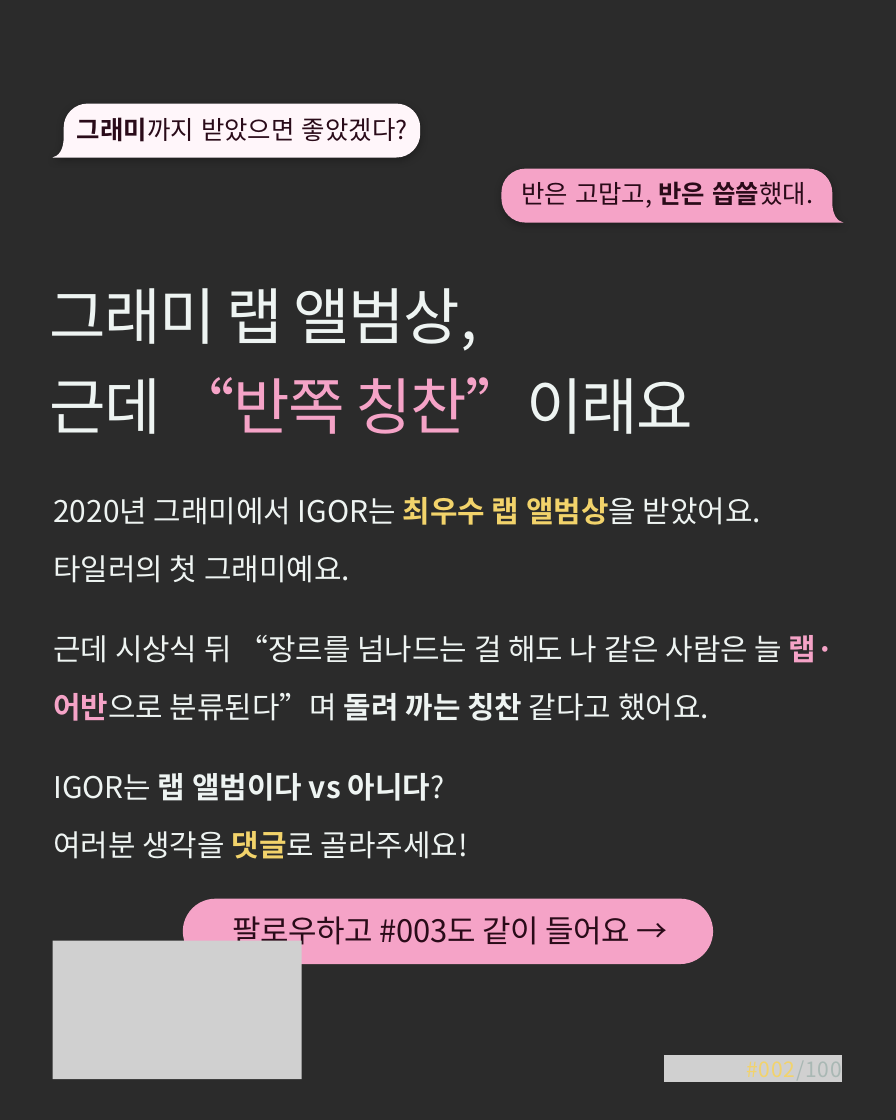
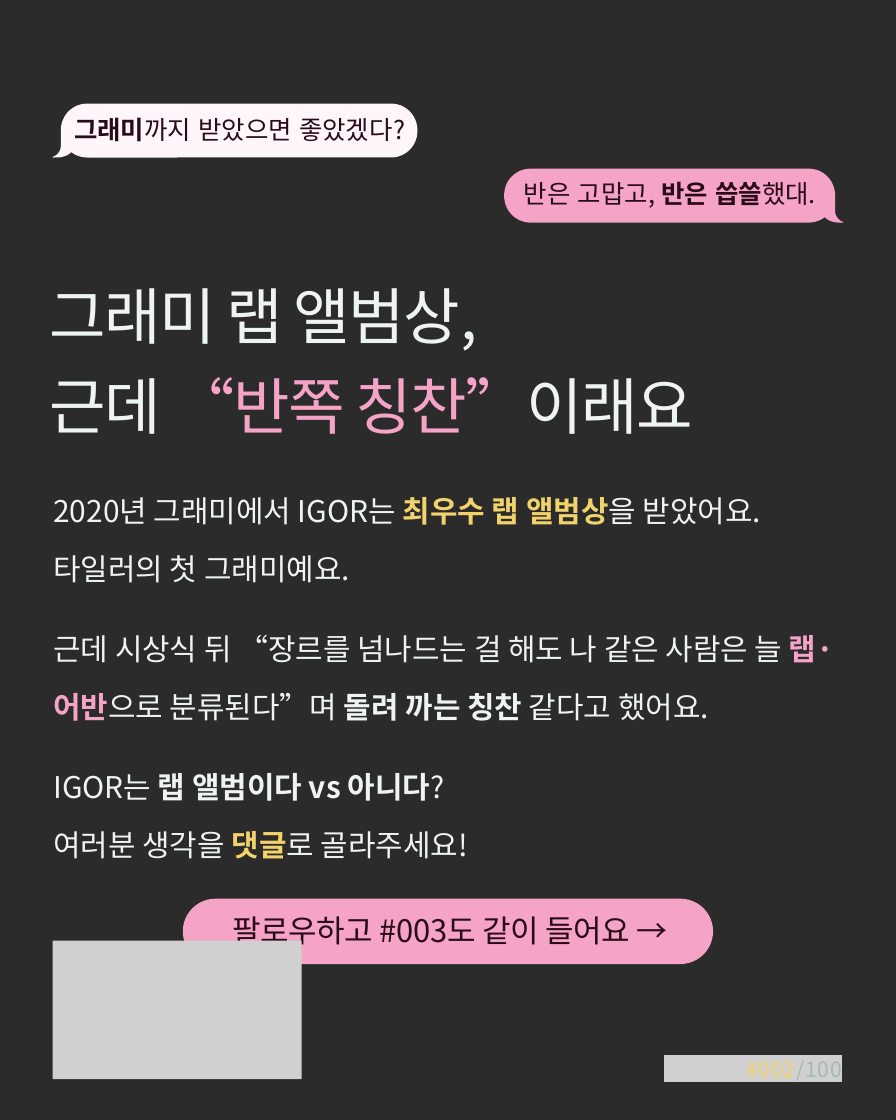
Before and after one commit to yeezyismygoat-pixel/ClaudeRep, a slide deck: slide 8 of IGOR_명반002_초안.pptx. Drawn at 896x1120 pixels with LibreOffice and Linux fonts; fonts in the diff are those of the drawing; grey boxes stand for pictures; background and template pictures are left out; a plain dark background stands for a picture behind light text. Boxes give left, top, right and bottom in pixels: in the first picture for what was removed or moved away, otherwise in the second. Text is boxed around its words. In the diff, an @@ line names an element or a change of style, - is before the commit and + after.

```diff
--- a/IGOR_명반002_초안.pptx
+++ b/IGOR_명반002_초안.pptx
@@ freeform shape "그래미까지 받았으면 좋았겠다?": place and size @@
-freeform shape "그래미까지 받았으면 좋았겠다?" at bbox=[53, 104, 421, 158]
+freeform shape "그래미까지 받았으면 좋았겠다?" at bbox=[53, 104, 417, 158]
@@ freeform shape "그래미까지 받았으면 좋았겠다?" at bbox=[53, 104, 417, 158]: shadow off @@
@@ freeform shape "반은 고맙고, 반은 씁쓸했대." at bbox=[504, 169, 843, 223]: shadow off; outline redrawn @@
```
Also in this commit, not shown: 6 other slides changed, 1 other file.
